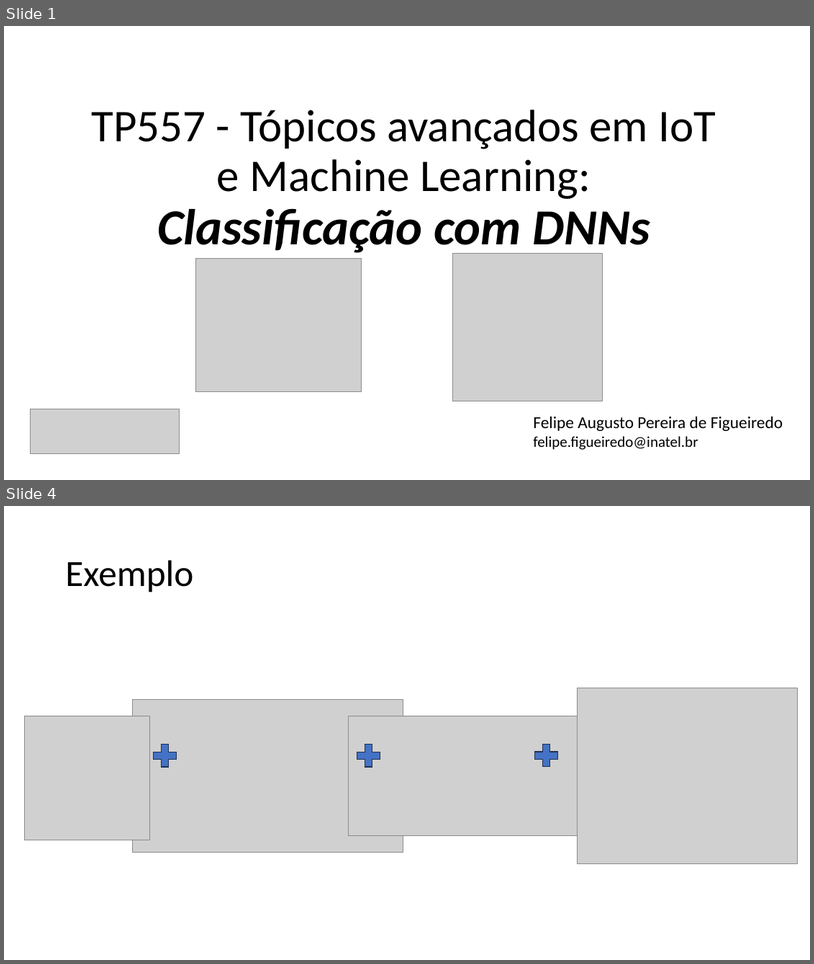
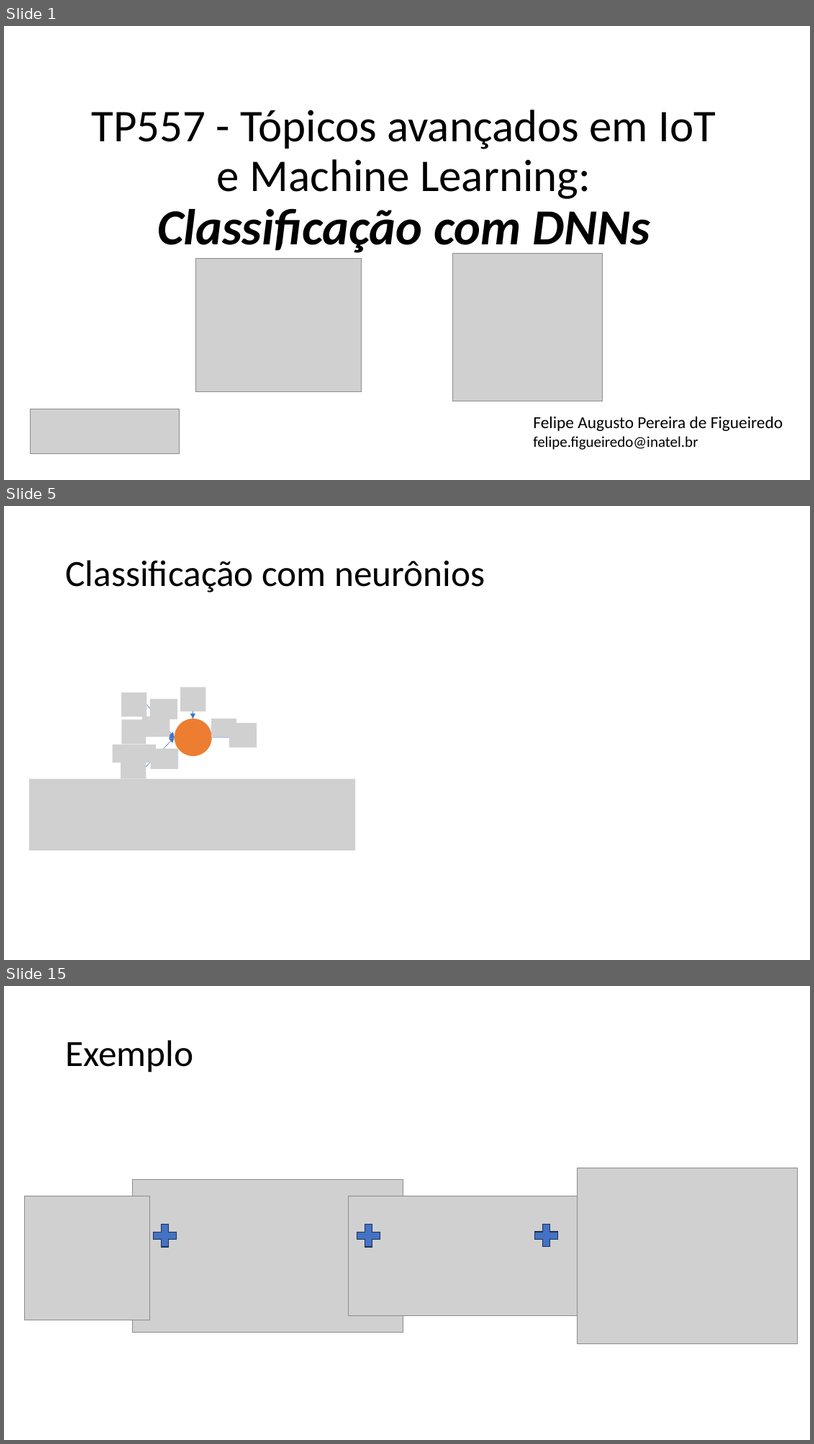
Before and after one commit to zz4fap/tp557-iot-ml, a slide deck: slides/TP557_9_Classificação_com_DNNs.pptx. Shown one above the other, each under a label of ours: slides 1 and 4 before the commit, slides 1, 5 and 15 after it; the slides between them are not shown. The pictures are 814x964 and 814x1444 pixels, drawn with LibreOffice and Linux fonts; fonts in the diff are those of the drawing; grey boxes stand for pictures. Boxes give left, top, right and bottom in pixels: in the first picture for what was removed or moved away, otherwise in the second. Text is boxed around its words. In the diff, an @@ line names an element or a change of style, - is before the commit and + after.

```diff
--- a/slides/TP557_9_Classificação_com_DNNs.pptx
+++ b/slides/TP557_9_Classificação_com_DNNs.pptx
@@ slide 5 added at (4,506,810,960), background #FFFFFF @@
@@ title added at (65,560,485,592), 44 pt, text #000000 @@
+Classificação com neurônios
@@ group added at (113,687,257,778): 10 pictures, 5 arrows, 1 ellipse @@
@@ picture added at (29,779,356,850) @@
@@ what was slide 4 is now slide 15 @@
```
Also in this commit, not shown: 1 slide changed, 13 other slides added, 5 other files.
